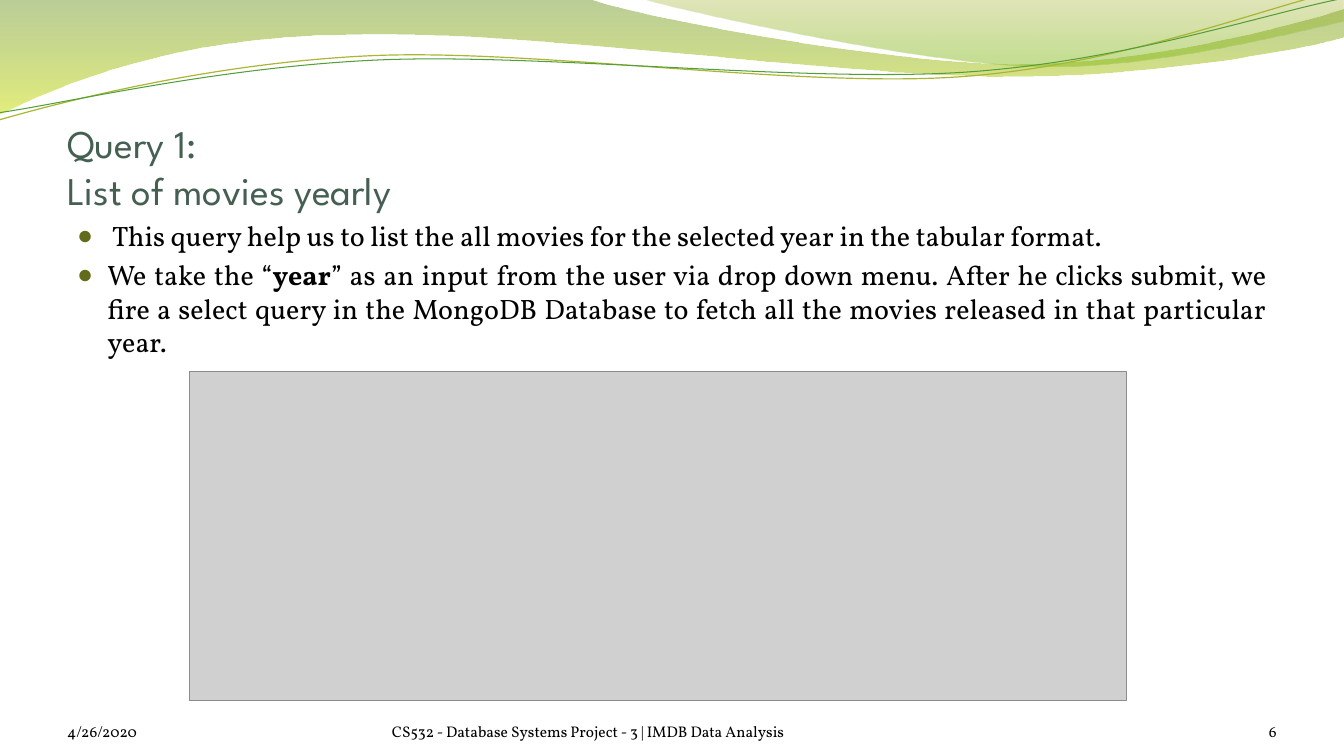
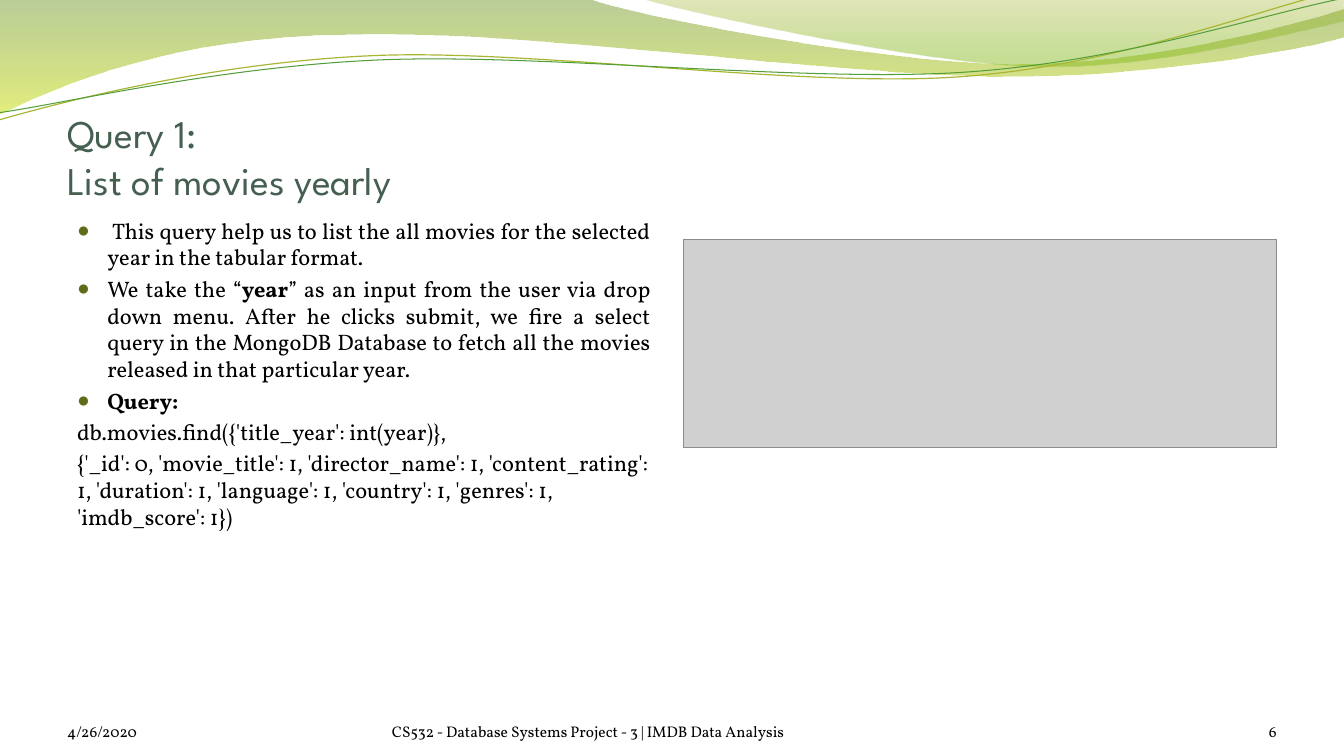
Before and after one commit to satrio-yudhoatmojo/CS532-Database-Systems-Spring-2020, a slide deck: slide 6 of Project-03/docs/saraf-yudhoatmojo_Presentation.pptx. Drawn at 1344x756 pixels with LibreOffice and Linux fonts; fonts in the diff are those of the drawing; grey boxes stand for pictures; background and template pictures are left out. Boxes give left, top, right and bottom in pixels: in the first picture for what was removed or moved away, otherwise in the second. Text is boxed around its words. In the diff, an @@ line names an element or a change of style, - is before the commit and + after.

```diff
--- a/Project-03/docs/saraf-yudhoatmojo_Presentation.pptx
+++ b/Project-03/docs/saraf-yudhoatmojo_Presentation.pptx
@@ title "Query 1: List of movies ...": place and size @@
-title "Query 1: List of movies ..." at <box>67,131,391,213</box>
+title "Query 1: List of movies ..." at <box>67,121,391,203</box>
@@ text at <box>107,223,651,383</box>: size 20 to 16 pt in "This query help us to list the ...", "We take the “year” as an input ..." @@
@@ picture: place and size @@
-picture at <box>190,372,1127,701</box>
+picture at <box>684,239,1277,447</box>
@@ text at <box>77,393,648,531</box>: paragraphs added @@
+● Query:
+db.movies.find({'title_year': int(year)},
+{'_id': 0, 'movie_title': 1, 'director_name': 1, 'content_rating': 1, 'duration': 1, 'language': 1, 'country': 1, 'genres': 1, 'imdb_score': 1})
```
Also in this commit, not shown: 8 other slides changed.
